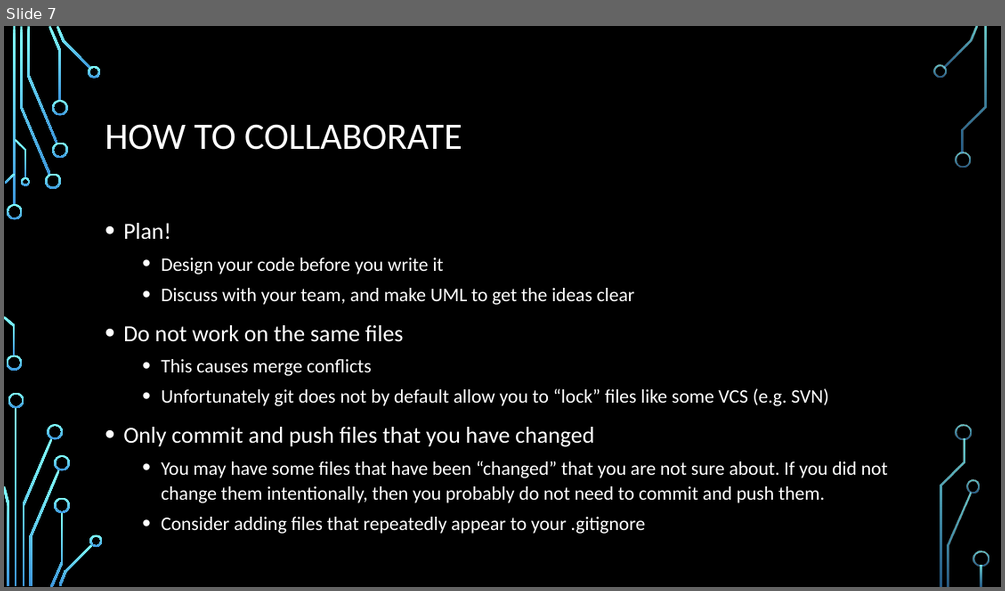
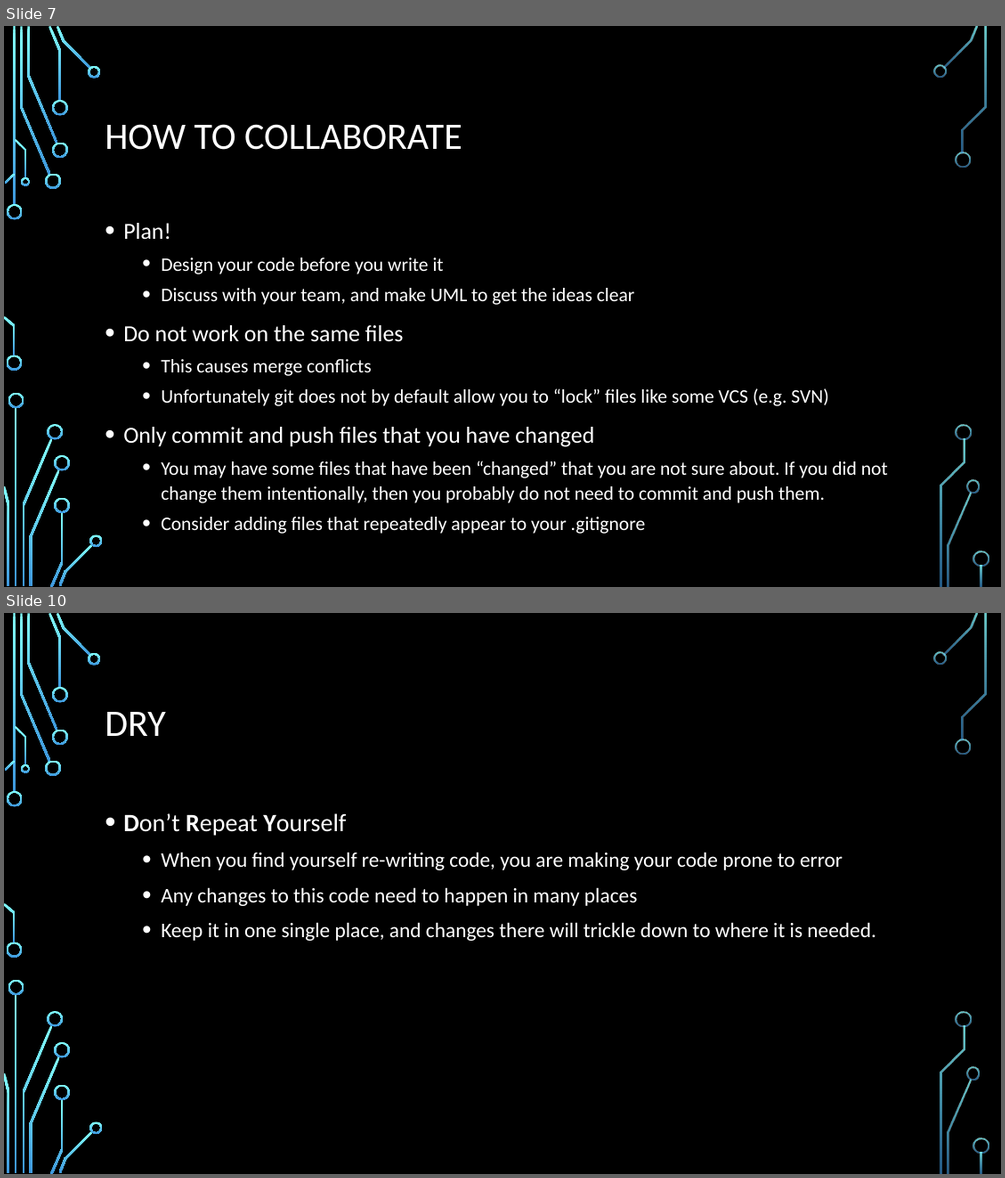
Before and after one commit to EoinRaff/Java_Demo, a slide deck: Github Workflow.pptx. Shown one above the other, each under a label of ours: slide 7 before the commit, slides 7 and 10 after it; the slides between them are not shown. The pictures are 1005x591 and 1005x1178 pixels, drawn with LibreOffice and Linux fonts; fonts in the diff are those of the drawing; background and template pictures are left out. Boxes give left, top, right and bottom in pixels: in the first picture for what was removed or moved away, otherwise in the second. Text is boxed around its words. In the diff, an @@ line names an element or a change of style, - is before the commit and + after.

```diff
--- a/Github Workflow.pptx
+++ b/Github Workflow.pptx
@@ slide 10 added at box(4, 613, 1001, 1174), background picture (left out); not listed: 36 template elements that a slide beside it also shows @@
@@ title added at box(105, 712, 165, 736), 36 pt, text #FFFFFF @@
+DRY
@@ text added at box(123, 813, 876, 941), 20 pt, text #FFFFFF @@
+• Don’t Repeat Yourself
+  • When you find yourself re-writing code, you are making your code prone to error
+  • Any changes to this code need to happen in many places
+  • Keep it in one single place, and changes there will trickle down to where it is needed.
```
Also in this commit, not shown: 2 slides changed, 4 other slides added.
